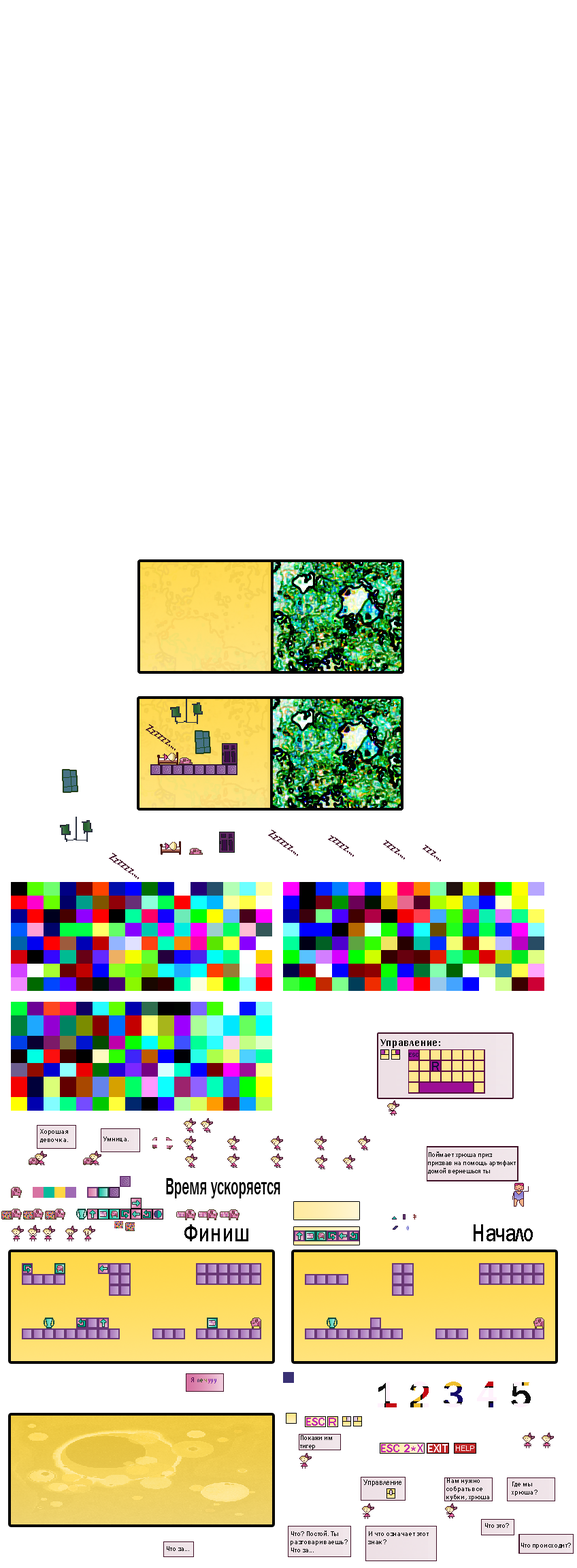
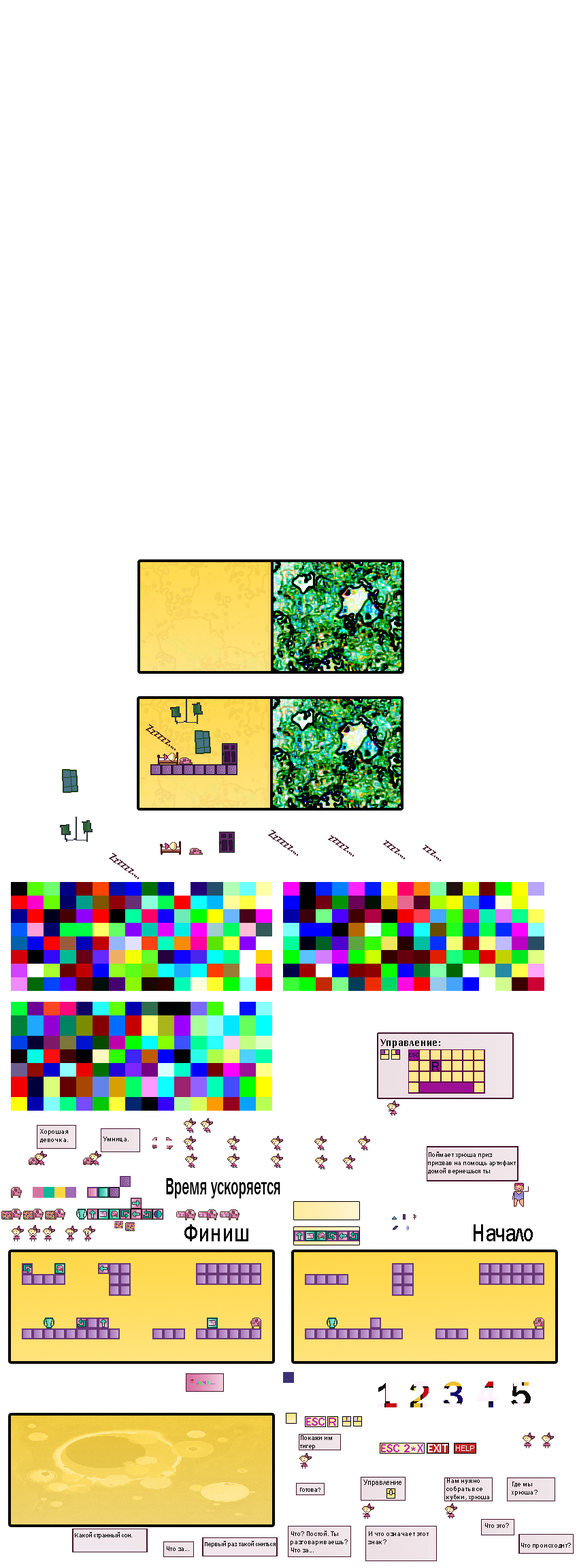
Comparing the layer stacks of the two 577 × 1568 images. Changes:
added layer "Готова?" above "Слой 1 копия 2" over [300, 1487, 321, 1492]
moved "Слой 1 копия 2" above "Первый раз такой сниться", painted on it over [190, 1377, 325, 1496]
added layer "Первый раз такой сниться" above "Какой странный сон." over [204, 1540, 276, 1548]
added layer "Какой странный сон." above "Слой 1 копия" over [74, 1531, 133, 1539]
painted on "Слой 1 копия" over [202, 1378, 325, 1557]
removed layer "Я лечууу" over [191, 1377, 217, 1384]
removed layer "Слой 5 копия 13" over [190, 1377, 217, 1386]
painted on "Слой 1" over [72, 1528, 148, 1553]
removed group "1" (60 layers) over [190, 1377, 217, 1386]
renamed "Слой 32" to "Слой 1 копия 5", moved it above "Фон", painted on it over [72, 1377, 325, 1557]
